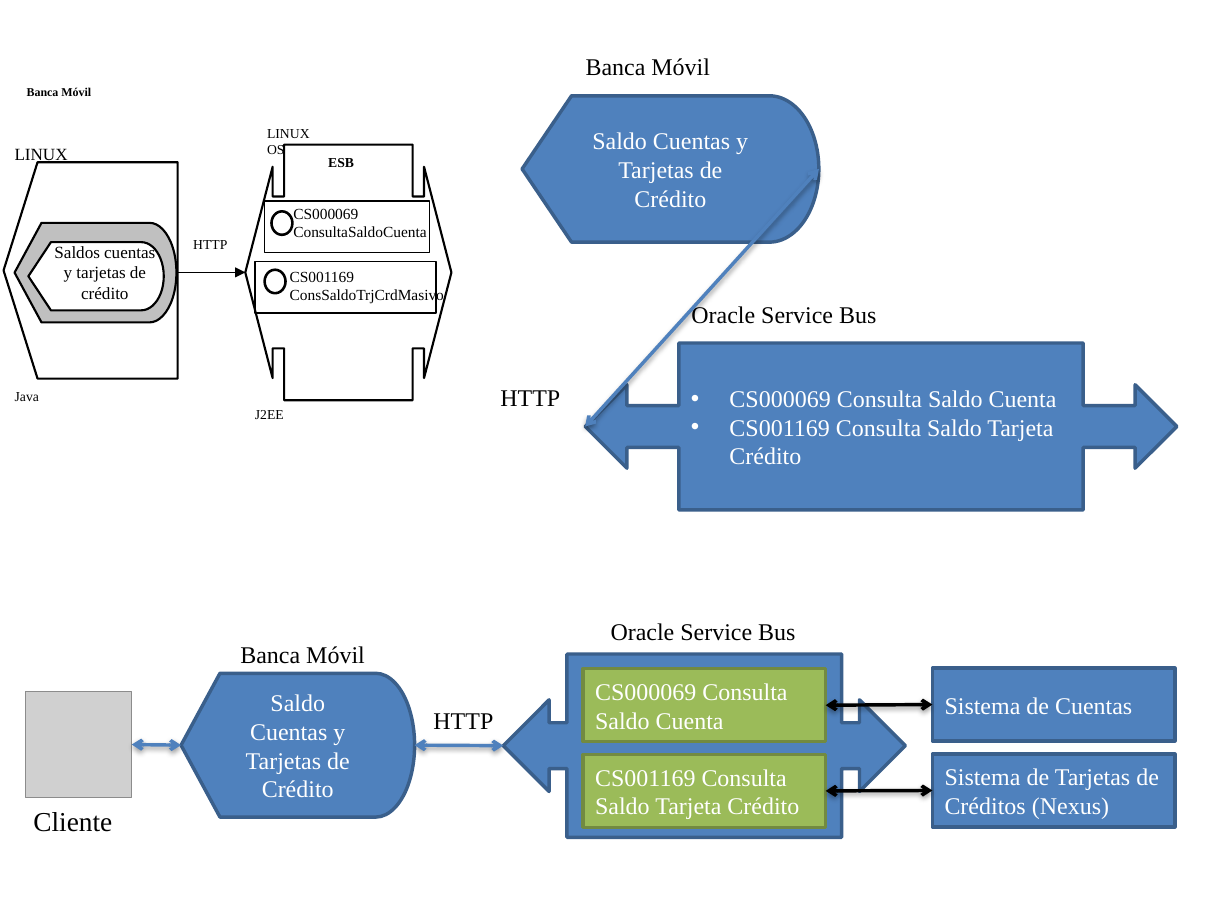
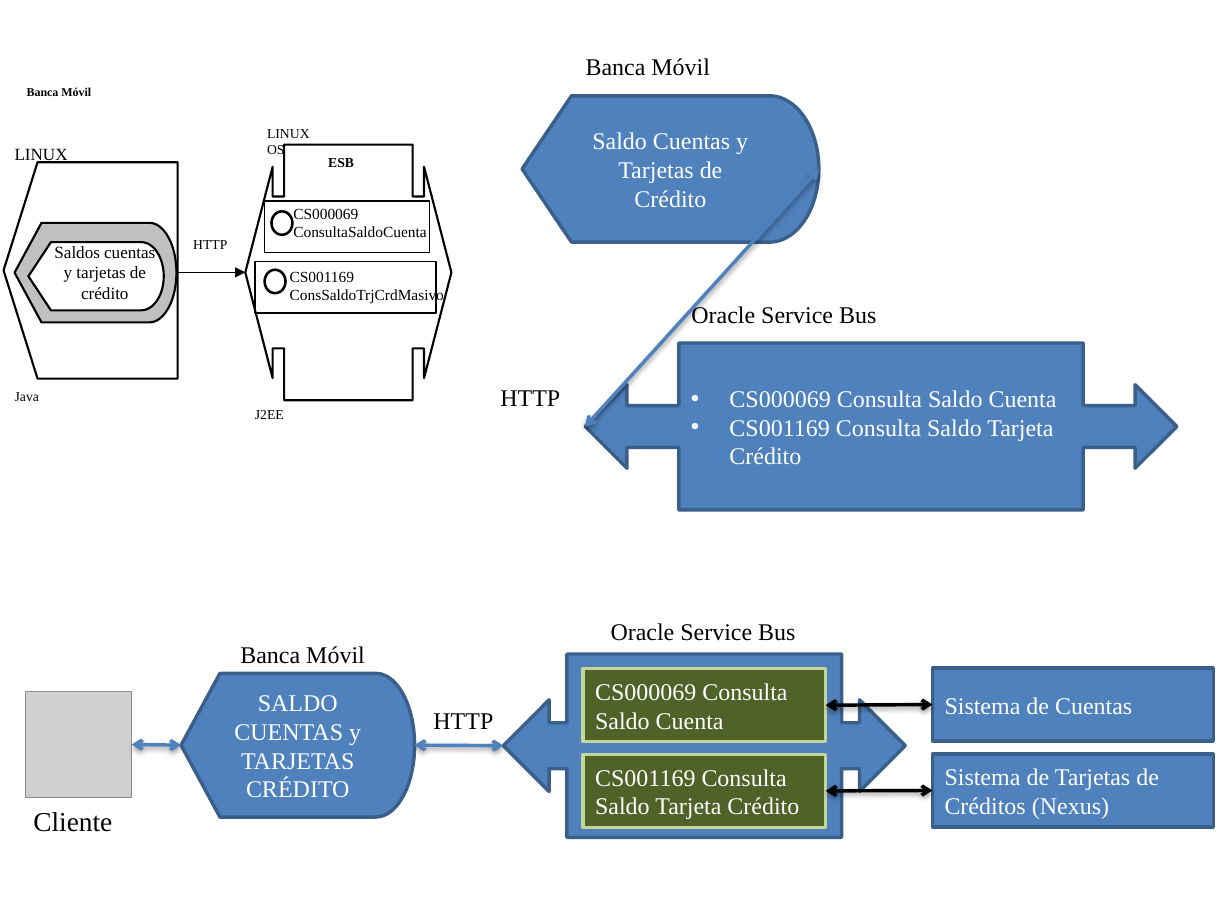
Before and after one commit to SergioCrda/TT2, a slide deck: slide 2 of servicio resumidos.pptx. Drawn at 1232x924 pixels with LibreOffice and Linux fonts; fonts in the diff are those of the drawing; grey boxes stand for pictures. Boxes give left, top, right and bottom in pixels: in the first picture for what was removed or moved away, otherwise in the second. Text is boxed around its words. In the diff, an @@ line names an element or a change of style, - is before the commit and + after.

```diff
--- a/servicio resumidos.pptx
+++ b/servicio resumidos.pptx
@@ rectangle "CS000069 Consulta Saldo Cuenta" at <box>583,669,825,742</box>: fill #9BBB59 to #4F6228; outline #738A42 2 pt to #C3D69B 2 pt @@
@@ rectangle "Sistema de Cuentas": place and size @@
-rectangle "Sistema de Cuentas" at <box>933,668,1175,740</box>
+rectangle "Sistema de Cuentas" at <box>933,668,1214,740</box>
@@ text in flow chart display at <box>234,695,361,797</box>: text changed @@
-Saldo Cuentas y Tarjetas de Crédito
+SALDO CUENTAS y TARJETAS CRÉDITO
@@ rectangle "CS001169 Consulta Saldo Tarjeta Crédito" at <box>583,754,825,827</box>: fill #9BBB59 to #4F6228; outline #738A42 2 pt to #C3D69B 2 pt @@
@@ rectangle "Sistema de Tarjetas de Créditos ...": place and size @@
-rectangle "Sistema de Tarjetas de Créditos ..." at <box>933,754,1175,827</box>
+rectangle "Sistema de Tarjetas de Créditos ..." at <box>933,754,1214,827</box>
```
Also in this commit, not shown: 1 other slide changed, 1 other file.
